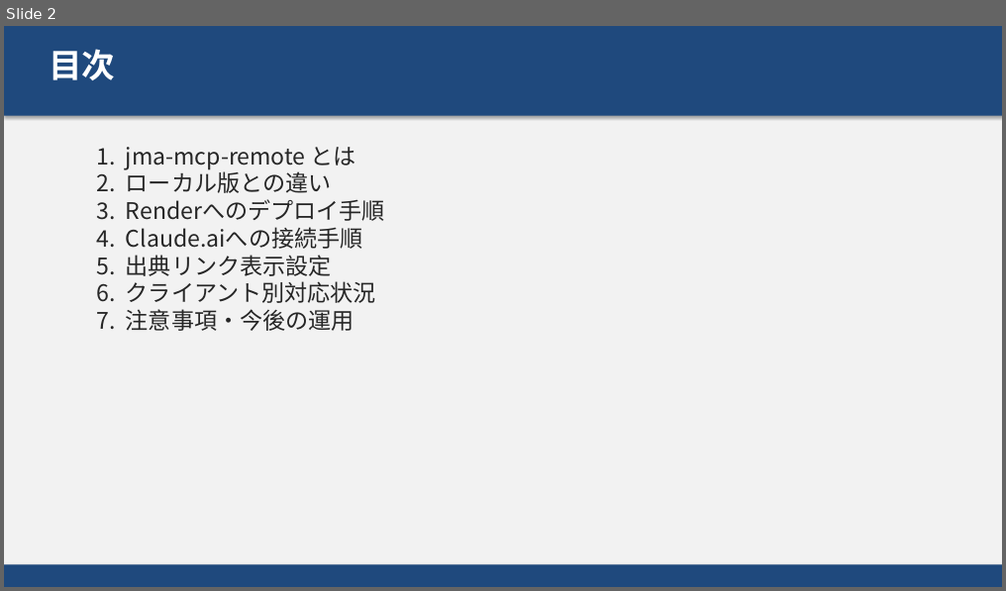
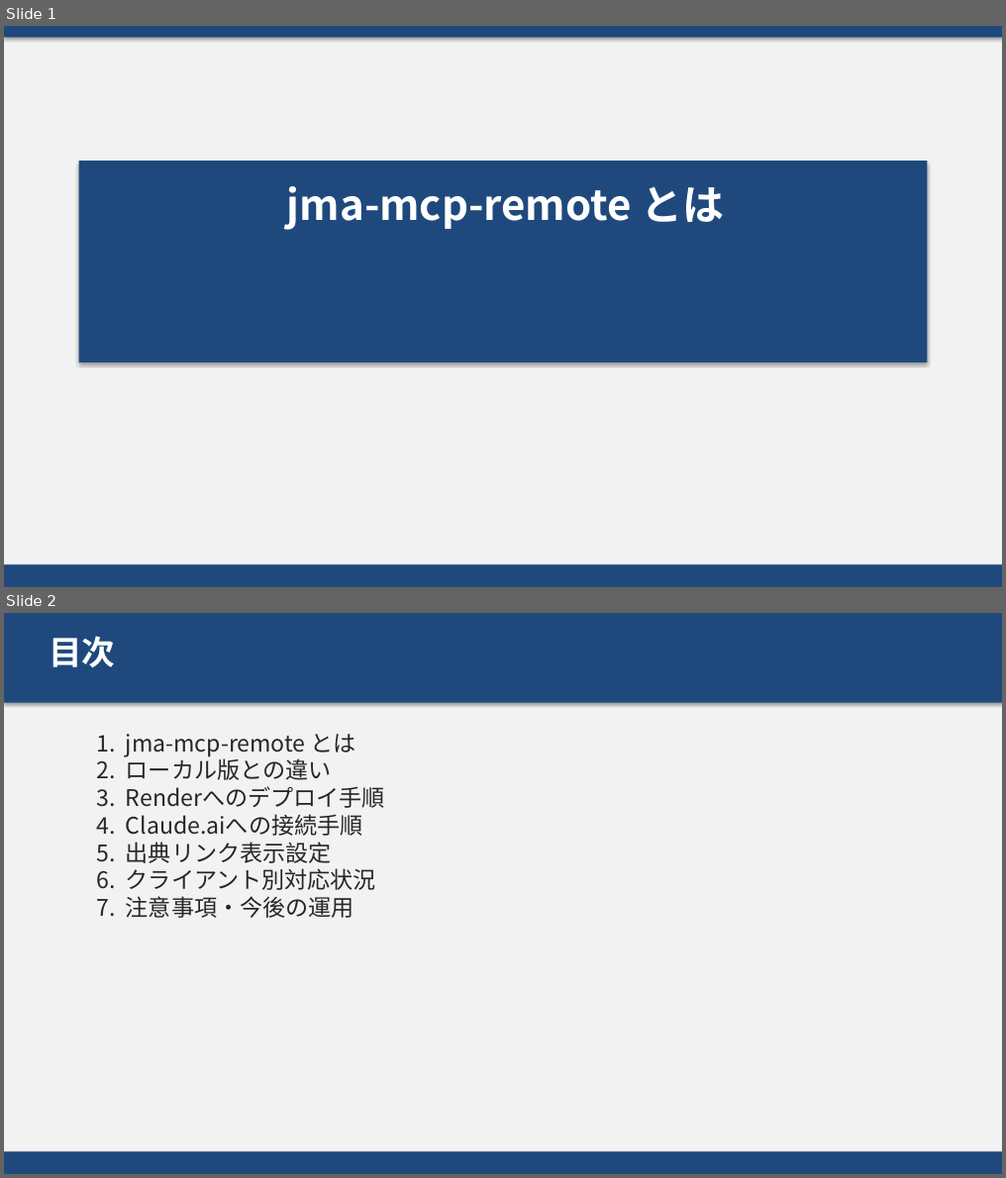
Before and after one commit to masauehr/ppt_auto, a slide deck: mcp_remort.pptx. Shown one above the other, each under a label of ours: slide 2 before the commit, slides 1 and 2 after it. The pictures are 1006x591 and 1006x1178 pixels, drawn with LibreOffice and Linux fonts; fonts in the diff are those of the drawing. Boxes give left, top, right and bottom in pixels: in the first picture for what was removed or moved away, otherwise in the second. Text is boxed around its words. In the diff, an @@ line names an element or a change of style, - is before the commit and + after.

```diff
--- a/mcp_remort.pptx
+++ b/mcp_remort.pptx
@@ slide 1 added at bbox=[4, 26, 1002, 587], background #F2F2F2 @@
@@ rectangle added at bbox=[4, 26, 1002, 37], fill #1F497D @@
@@ rectangle added at bbox=[79, 161, 927, 363], fill #1F497D @@
@@ text added at bbox=[287, 186, 724, 230], 40 pt, text #FFFFFF, bold @@
+jma-mcp-remote とは
@@ rectangle added at bbox=[4, 565, 1002, 587], fill #1F497D @@
```
Also in this commit, not shown: 1 slide removed, 4 other files.
